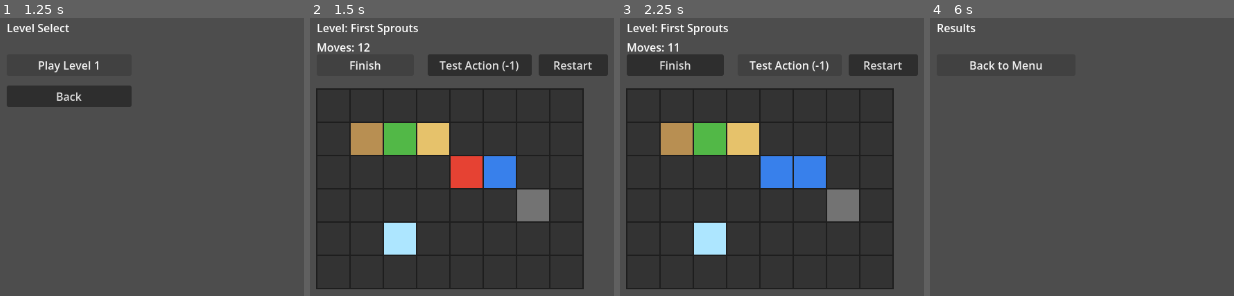
Above: before the commit, frames 1-4 (left to right).
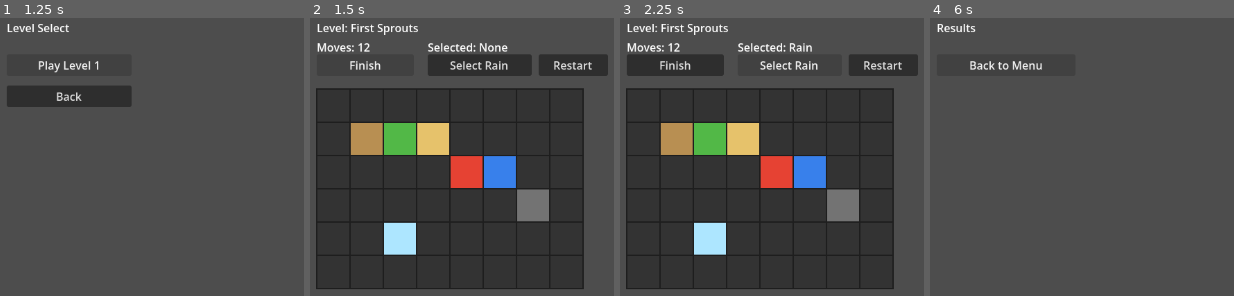
Above: after the commit, the same moments.

Repository: maab88/skygarden-spirits
Game: Godot game, scene res://scenes/menu/main_menu.tscn
The game is run twice, just before and just after one commit, with the same random seed, the same clock (stepped at 60 frames per second) and the same inputs. The project has no main scene, so this scene is started directly.
Inputs (mouse positions are in pixels of both pictures, inside the frame that each line leads up to):
- Up to frame 1 (1.25 s): click "Start" at 0.5 s
- Up to frame 2 (1.5 s): click "Play Level 1" at 1.25 s
- Up to frame 3 (2.25 s): click (790, 65) at 2 s, where only the run before the commit has a clickable "Test Action (-1)"
- Up to frame 4 (6 s): click (1100, 65) at 2.75 s, where only the run after the commit has a clickable "Select Rain"; click "Restart" at 3.5 s; click "Restart" at 4.25 s; click "Restart" at 5 s; click "Finish" at 5.75 s

Frame 1 is identical in both runs. In frame 2, 0.9% of the frame differs, in the area x 38-69%, y 8-20%; in frame 3, 2.2%, in the area x 17-69%, y 8-62%; in frame 4, nothing differs.

Commit message:
Implement Rain power and board click interaction

Diff:
--- a/scenes/gameplay/gameplay.tscn
+++ b/scenes/gameplay/gameplay.tscn
@@ -24,12 +24,19 @@
 offset_bottom = 91.0
 text = "Moves: 0"
 
-[node name="TestActionButton" type="Button" parent="." unique_id=109234002]
+[node name="SelectedPowerLabel" type="Label" parent="." unique_id=109234004]
+offset_left = 200.0
+offset_top = 68.0
+offset_right = 360.0
+offset_bottom = 91.0
+text = "Selected: None"
+
+[node name="RainButton" type="Button" parent="." unique_id=109234002]
 offset_left = 200.0
 offset_top = 90.0
 offset_right = 350.0
 offset_bottom = 121.0
-text = "Test Action (-1)"
+text = "Select Rain"
 
 [node name="RestartButton" type="Button" parent="." unique_id=109234003]
 offset_left = 360.0
--- a/scripts/gameplay/board_renderer.gd
+++ b/scripts/gameplay/board_renderer.gd
@@ -1,5 +1,7 @@
 class_name BoardRenderer
 extends Node2D
+
+signal cell_clicked(cell_pos: Vector2i)
 
 @export var cell_size: int = 48
 @export var border_color: Color = Color(0.12, 0.12, 0.12, 1.0)
@@ -12,6 +14,21 @@
 
 func refresh() -> void:
 	queue_redraw()
+
+func _unhandled_input(event: InputEvent) -> void:
+	if board_state == null:
+		return
+
+	if event is InputEventMouseButton and event.button_index == MOUSE_BUTTON_LEFT and event.pressed:
+		var mouse_event: InputEventMouseButton = event
+		var local_pos := to_local(mouse_event.position)
+		var cell_pos := Vector2i(
+			int(floor(local_pos.x / cell_size)),
+			int(floor(local_pos.y / cell_size))
+		)
+
+		if board_state.in_bounds(cell_pos):
+			cell_clicked.emit(cell_pos)
 
 func _draw() -> void:
 	if board_state == null:
--- a/scripts/gameplay/gameplay.gd
+++ b/scripts/gameplay/gameplay.gd
@@ -2,21 +2,26 @@
 
 @onready var finish_button: Button = $FinishButton
 @onready var restart_button: Button = $RestartButton
-@onready var test_action_button: Button = $TestActionButton
+@onready var rain_button: Button = $RainButton
 @onready var level_name_label: Label = $LevelNameLabel
 @onready var moves_label: Label = $MovesLabel
+@onready var selected_power_label: Label = $SelectedPowerLabel
 @onready var board_renderer: BoardRenderer = $BoardRenderer
 
 const DEFAULT_LEVEL_PATH := "res://data/levels/level_001.json"
+const POWER_NONE := ""
+const POWER_RAIN := "Rain"
 
 var board_state: BoardState
 var current_level_data: LevelData
 var moves_remaining: int = 0
+var selected_power: String = POWER_NONE
 
 func _ready() -> void:
 	finish_button.pressed.connect(_on_finish_button_pressed)
 	restart_button.pressed.connect(_on_restart_button_pressed)
-	test_action_button.pressed.connect(_on_test_action_button_pressed)
+	rain_button.pressed.connect(_on_rain_button_pressed)
+	board_renderer.cell_clicked.connect(_on_board_cell_clicked)
 	_load_level_and_build_board()
 
 func _on_finish_button_pressed() -> void:
@@ -25,10 +30,19 @@
 func _on_restart_button_pressed() -> void:
 	_load_level_and_build_board()
 
-func _on_test_action_button_pressed() -> void:
-	if not _perform_test_action():
-		push_warning("Test action was unavailable, move not consumed.")
+func _on_rain_button_pressed() -> void:
+	selected_power = POWER_RAIN
+	update_hud()
+
+func _on_board_cell_clicked(cell_pos: Vector2i) -> void:
+	if selected_power != POWER_RAIN:
+		push_warning("Select Rain first.")
 		return
+
+	if not apply_rain_to_cell(cell_pos):
+		push_warning("Rain had no effect, move not consumed.")
+		return
+
 	consume_move()
 	board_renderer.refresh()
 
@@ -44,14 +58,17 @@
 
 	if level_data == null:
 		current_level_data = null
+		selected_power = POWER_NONE
 		level_name_label.text = "Level: Load Failed"
 		moves_label.text = "Moves: 0"
+		selected_power_label.text = "Selected: None"
 		board_state = BoardState.new(8, 6, TileState.EMPTY)
 		board_renderer.set_board(board_state)
 		return
 
 	current_level_data = level_data
 	moves_remaining = current_level_data.move_limit
+	selected_power = POWER_NONE
 	board_state = _build_board_state(current_level_data)
 	board_renderer.set_board(board_state)
 	update_hud()
@@ -63,19 +80,27 @@
 			board.set_cell(Vector2i(x, y), int(level_data.tiles[y][x]))
 	return board
 
-func _perform_test_action() -> bool:
+func apply_rain_to_cell(target_pos: Vector2i) -> bool:
 	if moves_remaining <= 0:
 		return false
 
-	# Temporary action: convert the first Fire tile to Water.
-	for y in range(board_state.height):
-		for x in range(board_state.width):
-			var pos := Vector2i(x, y)
-			if board_state.get_cell(pos) == TileState.FIRE:
-				board_state.set_cell(pos, TileState.WATER)
-				return true
+	var changed := false
+	var target_tile := board_state.get_cell(target_pos)
+	if target_tile == TileState.CROP_DRY:
+		board_state.set_cell(target_pos, TileState.CROP_GROWING)
+		changed = true
 
-	return false
+	changed = _extinguish_fire_at(target_pos) or changed
+	for neighbor in board_state.get_neighbors(target_pos):
+		changed = _extinguish_fire_at(neighbor) or changed
+
+	return changed
+
+func _extinguish_fire_at(pos: Vector2i) -> bool:
+	if board_state.get_cell(pos) != TileState.FIRE:
+		return false
+	board_state.set_cell(pos, TileState.EMPTY)
+	return true
 
 func consume_move() -> void:
 	moves_remaining = max(0, moves_remaining - 1)
@@ -88,3 +113,7 @@
 		level_name_label.text = "Level: %s" % current_level_data.name
 
 	moves_label.text = "Moves: %d" % moves_remaining
+	if selected_power.is_empty():
+		selected_power_label.text = "Selected: None"
+	else:
+		selected_power_label.text = "Selected: %s" % selected_power
